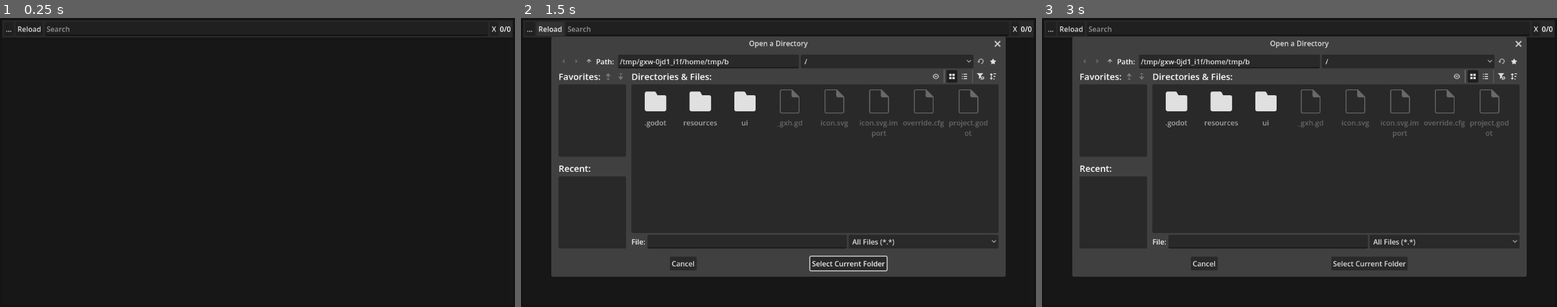
Above: before the commit, frames 1-3 (left to right).
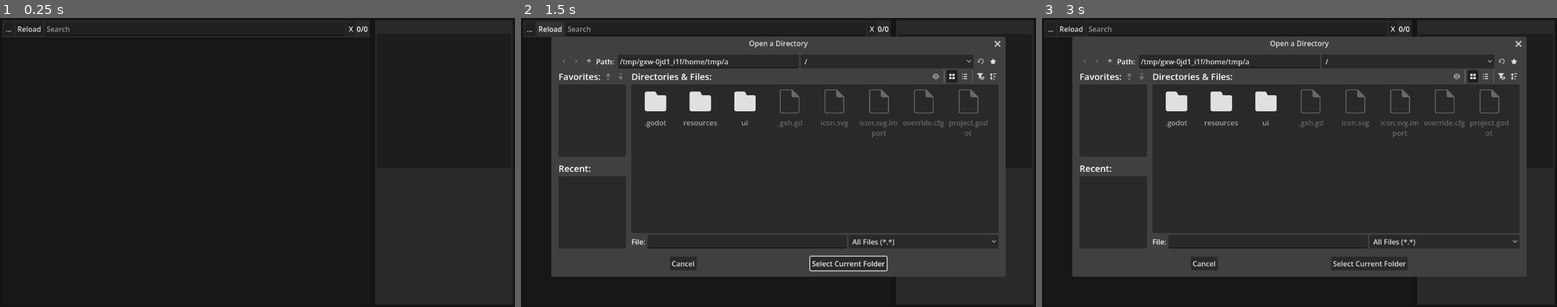
Above: after the commit, the same moments.

Repository: Wcubed/model_organizer
Game: Godot game, scene res://ui/main.tscn
Same seed, same stepped clock (60 frames per second), same inputs: the game is played once before the commit and once after it.
Inputs (mouse positions are in pixels of both pictures, inside the frame that each line leads up to):
- Up to frame 1 (0.25 s): no input
- Up to frame 2 (1.5 s): click "..." at 0.5 s; click "Reload" at 1.25 s
- Up to frame 3 (3 s): click "X" at 2 s; click (1484, 101) at 2.77 s

The runs differ from the first frame. In frame 1, less than 0.1% of the frame differs, in the area x 67-100%, y 2-5%; in frame 2, less than 0.1%, in the area x 39-100%, y 2-17%; in frame 3, less than 0.1%.

Commit message:
Can display file list for a model

Diff:
--- /dev/null
+++ b/ui/ModelInfoView.tscn
@@ -0,0 +1,43 @@
+[gd_scene format=3 uid="uid://dnxvxio1xc3kj"]
+
+[ext_resource type="StyleBox" uid="uid://dsm55rfa1xmm4" path="res://ui/assets/basic_panel.tres" id="1_i757p"]
+[ext_resource type="Script" uid="uid://bqc2u8semv3i6" path="res://ui/model_info_view.gd" id="2_pl1ku"]
+
+[node name="ModelInfoView" type="PanelContainer" unique_id=1478585159]
+custom_minimum_size = Vector2(200, 0)
+anchors_preset = 15
+anchor_right = 1.0
+anchor_bottom = 1.0
+grow_horizontal = 2
+grow_vertical = 2
+theme_override_styles/panel = ExtResource("1_i757p")
+script = ExtResource("2_pl1ku")
+
+[node name="VBoxContainer" type="VBoxContainer" parent="." unique_id=1644965546]
+layout_mode = 2
+
+[node name="NameLabel" type="Label" parent="VBoxContainer" unique_id=1478592964]
+unique_name_in_owner = true
+layout_mode = 2
+clip_text = true
+text_overrun_behavior = 1
+
+[node name="ImageContainer" type="PanelContainer" parent="VBoxContainer" unique_id=2096255779]
+custom_minimum_size = Vector2(300, 300)
+layout_mode = 2
+size_flags_horizontal = 0
+size_flags_vertical = 0
+
+[node name="CoverImage" type="Button" parent="VBoxContainer/ImageContainer" unique_id=1639532480]
+unique_name_in_owner = true
+layout_mode = 2
+mouse_default_cursor_shape = 2
+
+[node name="ScrollContainer" type="ScrollContainer" parent="VBoxContainer" unique_id=37384423]
+layout_mode = 2
+size_flags_vertical = 3
+
+[node name="FilesList" type="VBoxContainer" parent="VBoxContainer/ScrollContainer" unique_id=1047582525]
+unique_name_in_owner = true
+layout_mode = 2
+size_flags_horizontal = 3
--- /dev/null
+++ b/ui/assets/basic_panel.tres
@@ -0,0 +1,8 @@
+[gd_resource type="StyleBoxFlat" format=3 uid="uid://dsm55rfa1xmm4"]
+
+[resource]
+content_margin_left = 4.0
+content_margin_top = 4.0
+content_margin_right = 4.0
+content_margin_bottom = 4.0
+bg_color = Color(0.16078432, 0.16078432, 0.16078432, 1)
--- a/ui/main.gd
+++ b/ui/main.gd
@@ -4,6 +4,7 @@
 @onready var search_edit := %SearchEdit
 @onready var folder_dialog := $FolderDialog
 @onready var model_cards := %ModelCards
+@onready var model_info_view := %ModelInfoView
 
 var model_card_scene := preload("res://ui/model_card.tscn")
 
@@ -104,6 +105,7 @@
 	for model in searched_models:
 		var new_card = model_card_scene.instantiate()
 		new_card.model = model
+		new_card.show_model_info.connect(_user_requests_show_model_info)
 		model_cards.add_child(new_card)
 
 ## Returns true if the file should be included, false otherwise.
@@ -117,6 +119,11 @@
 
 func _sort_models_by_name(a: Model, b: Model) -> bool:
 	return a.name < b.name
+
+
+func _user_requests_show_model_info(model: Model):
+	model_info_view.display_model(model)
+
 
 func _on_path_button_pressed() -> void:
 	folder_dialog.show()
--- a/ui/main.tscn
+++ b/ui/main.tscn
@@ -1,7 +1,9 @@
 [gd_scene format=3 uid="uid://t81jd6joigqr"]
 
 [ext_resource type="Script" uid="uid://c3nmdkiwphxe1" path="res://ui/main.gd" id="1_fblgx"]
+[ext_resource type="StyleBox" uid="uid://dsm55rfa1xmm4" path="res://ui/assets/basic_panel.tres" id="2_loxbi"]
 [ext_resource type="PackedScene" uid="uid://bewt4od0yhro6" path="res://ui/model_card.tscn" id="2_vcrq8"]
+[ext_resource type="PackedScene" uid="uid://dnxvxio1xc3kj" path="res://ui/ModelInfoView.tscn" id="4_t6oic"]
 
 [sub_resource type="StyleBoxFlat" id="StyleBoxFlat_8blns"]
 content_margin_left = 5.0
@@ -9,13 +11,6 @@
 content_margin_right = 5.0
 content_margin_bottom = 5.0
 bg_color = Color(0.078431375, 0.078431375, 0.078431375, 1)
-
-[sub_resource type="StyleBoxFlat" id="StyleBoxFlat_vcrq8"]
-content_margin_left = 4.0
-content_margin_top = 4.0
-content_margin_right = 4.0
-content_margin_bottom = 4.0
-bg_color = Color(0.16078432, 0.16078432, 0.16078432, 1)
 
 [node name="Main" type="PanelContainer" unique_id=1719327535]
 anchors_preset = 15
@@ -26,65 +21,74 @@
 theme_override_styles/panel = SubResource("StyleBoxFlat_8blns")
 script = ExtResource("1_fblgx")
 
-[node name="VBoxContainer" type="VBoxContainer" parent="." unique_id=863805007]
+[node name="SplitContainer" type="SplitContainer" parent="." unique_id=757180654]
 layout_mode = 2
 
-[node name="PanelContainer" type="PanelContainer" parent="VBoxContainer" unique_id=1620717272]
+[node name="LibraryView" type="VBoxContainer" parent="SplitContainer" unique_id=863805007]
 layout_mode = 2
-theme_override_styles/panel = SubResource("StyleBoxFlat_vcrq8")
+size_flags_horizontal = 3
+size_flags_stretch_ratio = 3.0
 
-[node name="Toolbar" type="HBoxContainer" parent="VBoxContainer/PanelContainer" unique_id=1912392673]
+[node name="PanelContainer" type="PanelContainer" parent="SplitContainer/LibraryView" unique_id=1620717272]
+layout_mode = 2
+theme_override_styles/panel = ExtResource("2_loxbi")
+
+[node name="Toolbar" type="HBoxContainer" parent="SplitContainer/LibraryView/PanelContainer" unique_id=1912392673]
 layout_mode = 2
 
-[node name="PathButton" type="Button" parent="VBoxContainer/PanelContainer/Toolbar" unique_id=2130828111]
+[node name="PathButton" type="Button" parent="SplitContainer/LibraryView/PanelContainer/Toolbar" unique_id=2130828111]
 layout_mode = 2
 tooltip_text = "Select library directory"
 text = "..."
 
-[node name="ReloadButton" type="Button" parent="VBoxContainer/PanelContainer/Toolbar" unique_id=1179233104]
+[node name="ReloadButton" type="Button" parent="SplitContainer/LibraryView/PanelContainer/Toolbar" unique_id=1179233104]
 layout_mode = 2
 tooltip_text = "Reload library"
 text = "Reload"
 
-[node name="SearchEdit" type="LineEdit" parent="VBoxContainer/PanelContainer/Toolbar" unique_id=515568908]
+[node name="SearchEdit" type="LineEdit" parent="SplitContainer/LibraryView/PanelContainer/Toolbar" unique_id=515568908]
 unique_name_in_owner = true
 layout_mode = 2
 size_flags_horizontal = 3
 placeholder_text = "Search"
 
-[node name="ClearSearchButton" type="Button" parent="VBoxContainer/PanelContainer/Toolbar" unique_id=1014391993]
+[node name="ClearSearchButton" type="Button" parent="SplitContainer/LibraryView/PanelContainer/Toolbar" unique_id=1014391993]
 layout_mode = 2
 tooltip_text = "Clear searchbar"
 text = "X"
 
-[node name="AmountLabel" type="Label" parent="VBoxContainer/PanelContainer/Toolbar" unique_id=264326002]
+[node name="AmountLabel" type="Label" parent="SplitContainer/LibraryView/PanelContainer/Toolbar" unique_id=264326002]
 unique_name_in_owner = true
 layout_mode = 2
 text = "100"
 
-[node name="PanelContainer2" type="PanelContainer" parent="VBoxContainer" unique_id=1683110704]
+[node name="PanelContainer2" type="PanelContainer" parent="SplitContainer/LibraryView" unique_id=1683110704]
 layout_mode = 2
 size_flags_vertical = 3
 
-[node name="ScrollContainer" type="ScrollContainer" parent="VBoxContainer/PanelContainer2" unique_id=642941488]
+[node name="ScrollContainer" type="ScrollContainer" parent="SplitContainer/LibraryView/PanelContainer2" unique_id=642941488]
 layout_mode = 2
 follow_focus = true
 horizontal_scroll_mode = 0
 vertical_scroll_mode = 2
 scroll_hint_mode = 1
 
-[node name="ModelCards" type="HFlowContainer" parent="VBoxContainer/PanelContainer2/ScrollContainer" unique_id=2004963902]
+[node name="ModelCards" type="HFlowContainer" parent="SplitContainer/LibraryView/PanelContainer2/ScrollContainer" unique_id=2004963902]
 unique_name_in_owner = true
 layout_mode = 2
 size_flags_horizontal = 3
 
-[node name="ModelCard" parent="VBoxContainer/PanelContainer2/ScrollContainer/ModelCards" unique_id=1605879074 instance=ExtResource("2_vcrq8")]
+[node name="ModelCard" parent="SplitContainer/LibraryView/PanelContainer2/ScrollContainer/ModelCards" unique_id=1605879074 instance=ExtResource("2_vcrq8")]
 layout_mode = 2
 
-[node name="ModelCard2" parent="VBoxContainer/PanelContainer2/ScrollContainer/ModelCards" unique_id=953661120 instance=ExtResource("2_vcrq8")]
+[node name="ModelCard2" parent="SplitContainer/LibraryView/PanelContainer2/ScrollContainer/ModelCards" unique_id=953661120 instance=ExtResource("2_vcrq8")]
 layout_mode = 2
 
-[node name="ModelCard3" parent="VBoxContainer/PanelContainer2/ScrollContainer/ModelCards" unique_id=367025810 instance=ExtResource("2_vcrq8")]
+[node name="ModelCard3" parent="SplitContainer/LibraryView/PanelContainer2/ScrollContainer/ModelCards" unique_id=367025810 instance=ExtResource("2_vcrq8")]
+layout_mode = 2
+
+[node name="ModelInfoView" parent="SplitContainer" unique_id=1478585159 instance=ExtResource("4_t6oic")]
+unique_name_in_owner = true
 layout_mode = 2
 
 [node name="FolderDialog" type="FileDialog" parent="." unique_id=1589698455]
@@ -99,8 +103,8 @@
 folder_creation_enabled = false
 deleting_enabled = false
 
-[connection signal="pressed" from="VBoxContainer/PanelContainer/Toolbar/PathButton" to="." method="_on_path_button_pressed"]
-[connection signal="pressed" from="VBoxContainer/PanelContainer/Toolbar/ReloadButton" to="." method="_on_reload_button_pressed"]
-[connection signal="text_changed" from="VBoxContainer/PanelContainer/Toolbar/SearchEdit" to="." method="_on_search_edit_text_changed"]
-[connection signal="pressed" from="VBoxContainer/PanelContainer/Toolbar/ClearSearchButton" to="." method="_on_clear_search_button_pressed"]
+[connection signal="pressed" from="SplitContainer/LibraryView/PanelContainer/Toolbar/PathButton" to="." method="_on_path_button_pressed"]
+[connection signal="pressed" from="SplitContainer/LibraryView/PanelContainer/Toolbar/ReloadButton" to="." method="_on_reload_button_pressed"]
+[connection signal="text_changed" from="SplitContainer/LibraryView/PanelContainer/Toolbar/SearchEdit" to="." method="_on_search_edit_text_changed"]
+[connection signal="pressed" from="SplitContainer/LibraryView/PanelContainer/Toolbar/ClearSearchButton" to="." method="_on_clear_search_button_pressed"]
 [connection signal="dir_selected" from="FolderDialog" to="." method="_on_folder_dialog_dir_selected"]
--- a/ui/model_card.gd
+++ b/ui/model_card.gd
@@ -1,4 +1,6 @@
 extends PanelContainer
+
+signal show_model_info(Model)
 
 ## Set this before adding this node to the scene tree.
 @export var model: Model = null
@@ -10,8 +12,12 @@
 	%Name.text = model.name
 
 	if model.cover_image != null:
-		%CoverImage.texture = model.cover_image
+		%CoverImage.icon = model.cover_image
 
 
 func _on_open_button_pressed() -> void:
 	OS.shell_open(model.directory)
+
+
+func _on_cover_image_pressed() -> void:
+	show_model_info.emit(model)
--- a/ui/model_card.tscn
+++ b/ui/model_card.tscn
@@ -26,16 +26,15 @@
 size_flags_vertical = 0
 
 [node name="ImageContainer" type="PanelContainer" parent="VBoxContainer" unique_id=1252887222]
-unique_name_in_owner = true
 custom_minimum_size = Vector2(300, 300)
 layout_mode = 2
 size_flags_horizontal = 4
 size_flags_vertical = 4
 
-[node name="CoverImage" type="TextureRect" parent="VBoxContainer/ImageContainer" unique_id=1657426576]
+[node name="CoverImage" type="Button" parent="VBoxContainer/ImageContainer" unique_id=1593697769]
 unique_name_in_owner = true
 layout_mode = 2
-expand_mode = 4
+mouse_default_cursor_shape = 2
 
 [node name="MarginContainer" type="MarginContainer" parent="VBoxContainer" unique_id=1864008009]
 layout_mode = 2
@@ -59,4 +58,5 @@
 tooltip_text = "Open folder in default file manager."
 icon = ExtResource("2_1133u")
 
+[connection signal="pressed" from="VBoxContainer/ImageContainer/CoverImage" to="." method="_on_cover_image_pressed"]
 [connection signal="pressed" from="VBoxContainer/MarginContainer/HBoxContainer/OpenButton" to="." method="_on_open_button_pressed"]
--- /dev/null
+++ b/ui/model_info_view.gd
@@ -0,0 +1,21 @@
+extends PanelContainer
+
+var model: Model = null
+
+@onready var files_list := %FilesList
+
+func display_model(new_model: Model):
+	model = new_model
+
+	%NameLabel.text = model.name
+	if model.cover_image != null:
+		%CoverImage.icon = model.cover_image
+
+	for child in files_list.get_children():
+		files_list.remove_child(child)
+		child.queue_free()
+
+	for file in model.files:
+		var label := Label.new()
+		label.text = file
+		files_list.add_child(label)
Not shown, added: ui/model_info_view.gd.uid
